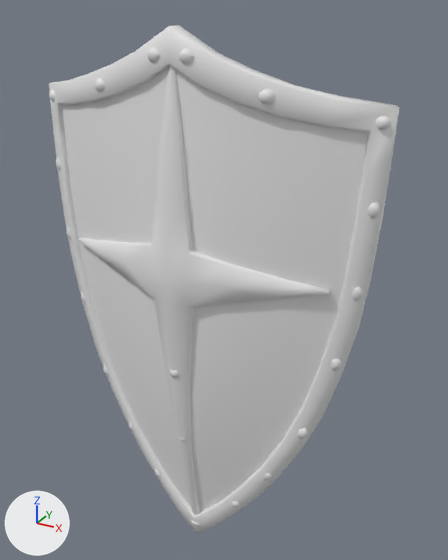
An edit to the FBX model skeletons/Assets/UndeadLegion/Models/Weapons/SM_H1HeaterShield.fbx, drawn before and after from the same camera.
The view is the same before and after, from a camera (50 mm lens) standing at (0.283, -0.447, 0.268) and looking at (0.02, 0.032, 0.029). Every picture has the same lights, and +X, +Y and +Z are marked at lower left. The older version comes first. Where no turn or scale is listed for an object, it has been applied to the vertices.

In view in the first picture: 'SM_H1HeaterShield'.
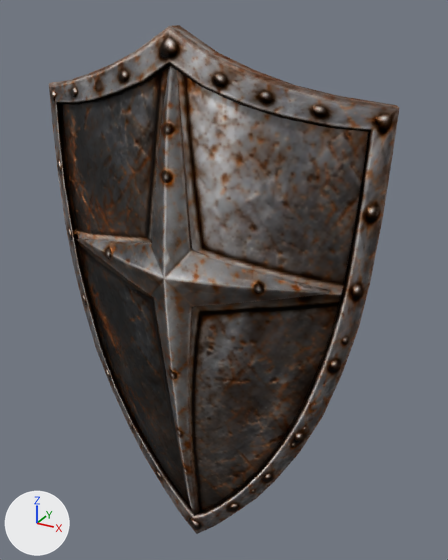
The newer file is also rescaled (x1.3), turned or shifted as a whole; pictures and numbers use the older file's frame.

Boxes (x1, y1, x2, y2) around the edits, measured in the pictures (448 x 560 px):
part 1 of me_tripo_52e08dd0_3057_4a47_8669_2f6bc5c88917_022, deleted
    before: (49, 47, 391, 526)
part 2 of me_tripo_52e08dd0_3057_4a47_8669_2f6bc5c88917_022, recoloured (darker)
    both: (49, 25, 399, 534)

The edits, one by one:
Picture 'h1heatershield_normal.png' (img_h1heatershield_normal_png) is new.
Picture 'h1heatershield_roughness.png' (img_h1heatershield_roughness_png) is new.
Picture 'h1heatershield_color.png' (img_h1heatershield_color_png) is new.
Material 'H1HeaterShield_material' (mat_h1heatershield_material) is new.
Uses the picture img_h1heatershield_color_png.
Uses the picture img_h1heatershield_normal_png.
Uses the picture img_h1heatershield_roughness_png.
me_tripo_52e08dd0_3057_4a47_8669_2f6bc5c88917_022 is used by ob_sm_h1heatershield; location (0.0, 0.0, 0.0).
me_tripo_52e08dd0_3057_4a47_8669_2f6bc5c88917_022 had 1134 vertices, 1022 faces and spanned x -0.171..0.17, y -0.038..0.038, z -0.281..0.256.
me_tripo_52e08dd0_3057_4a47_8669_2f6bc5c88917_022 now has 409 vertices, 373 faces and spans x -0.171..0.17, y -0.038..0.038, z -0.281..0.256.
me_tripo_52e08dd0_3057_4a47_8669_2f6bc5c88917_022 part 1: 20 loose pieces with 684 vertices, spanning x -0.167..0.167, y -0.032..0.023, z -0.265..0.241, are deleted.
me_tripo_52e08dd0_3057_4a47_8669_2f6bc5c88917_022 part 2: 373 faces spanning x -0.171..0.17, y -0.038..0.038, z -0.281..0.256 switch from mat_tripo_52e08dd0_3057_4a47_8669_2f6bc5c88917 (white #e7e7e7) to mat_h1heatershield_material.
Other edits to the shape of me_tripo_52e08dd0_3057_4a47_8669_2f6bc5c88917_022 do not show in these pictures.
